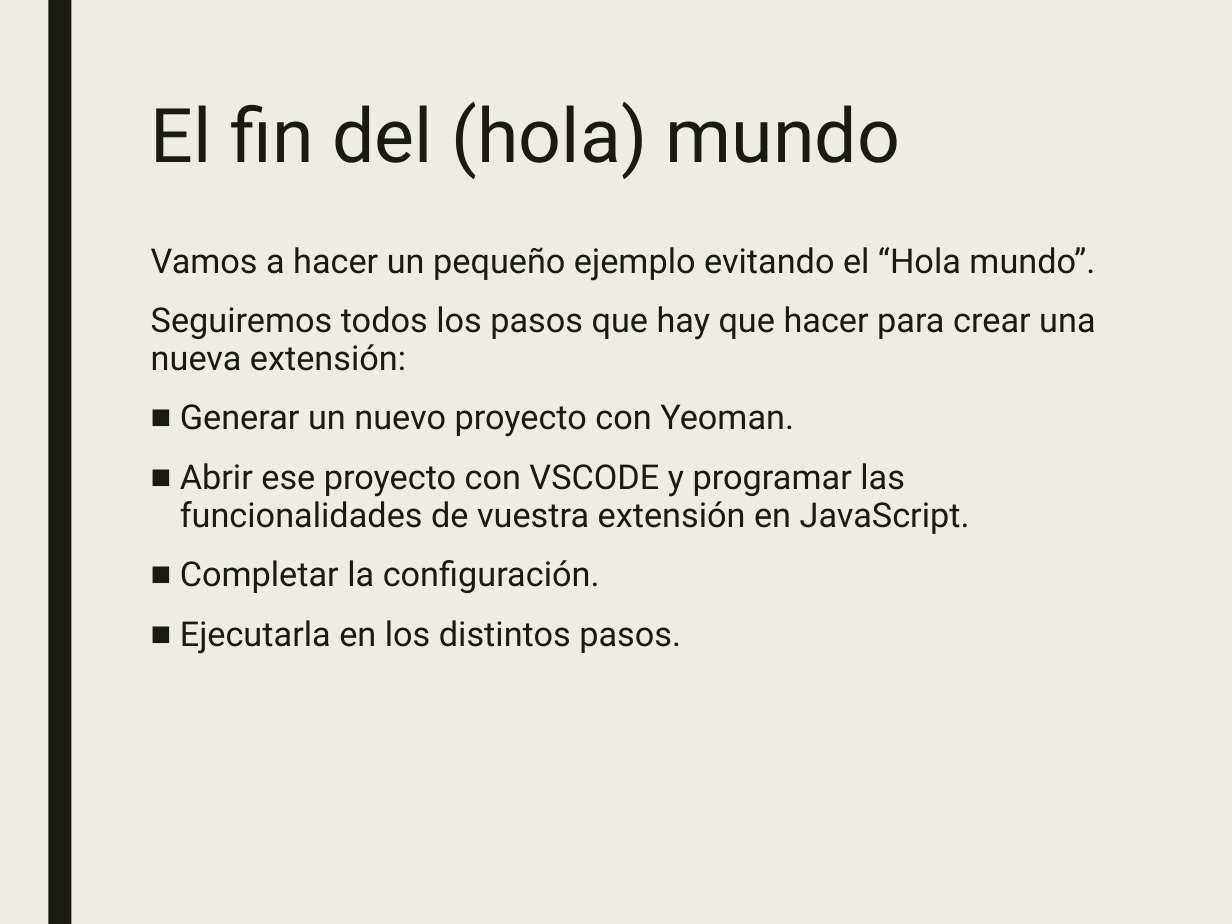
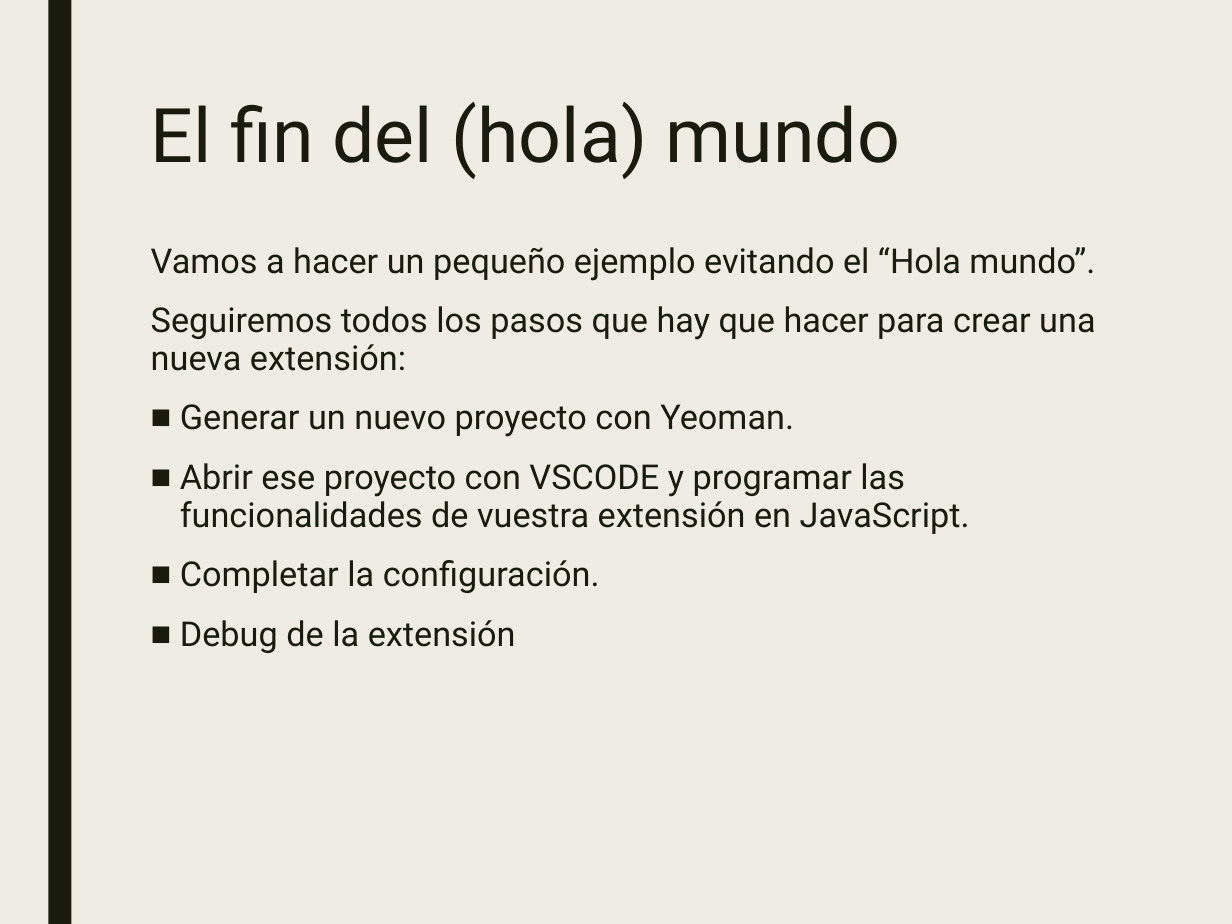
Before and after one commit to JalmarazMartn/dotnetrioja1, a slide deck: slide 13 of VSCODE Extensiones.ppt. Drawn at 1232x924 pixels with LibreOffice and Linux fonts; fonts in the diff are those of the drawing. Boxes give left, top, right and bottom in pixels: in the first picture for what was removed or moved away, otherwise in the second. Text is boxed around its words. In the diff, an @@ line names an element or a change of style, - is before the commit and + after.

Commit message:
Presentación

```diff
--- a/VSCODE Extensiones.ppt
+++ b/VSCODE Extensiones.ppt
@@ text at [180, 620, 516, 653]: text changed @@
-■ Ejecutarla en los distintos pasos.
+■ Debug de la extensión
```
